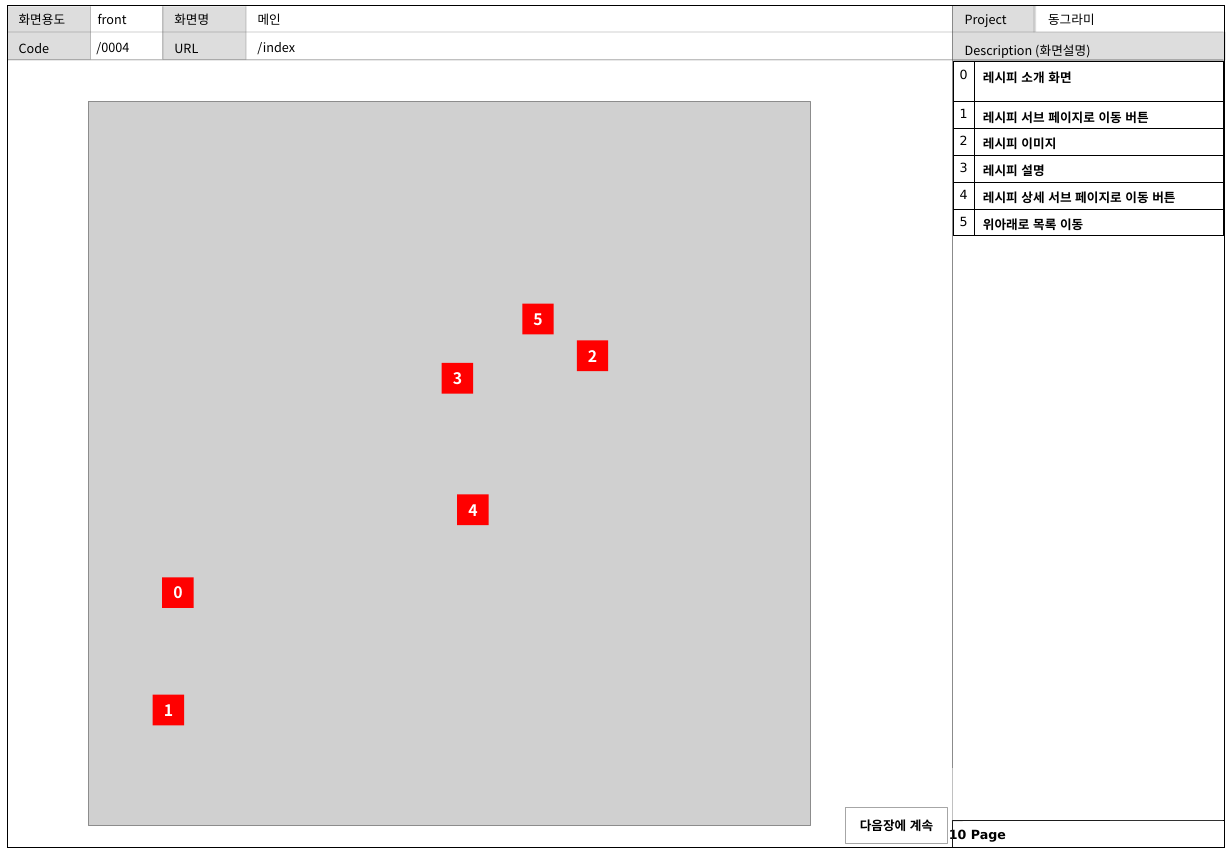
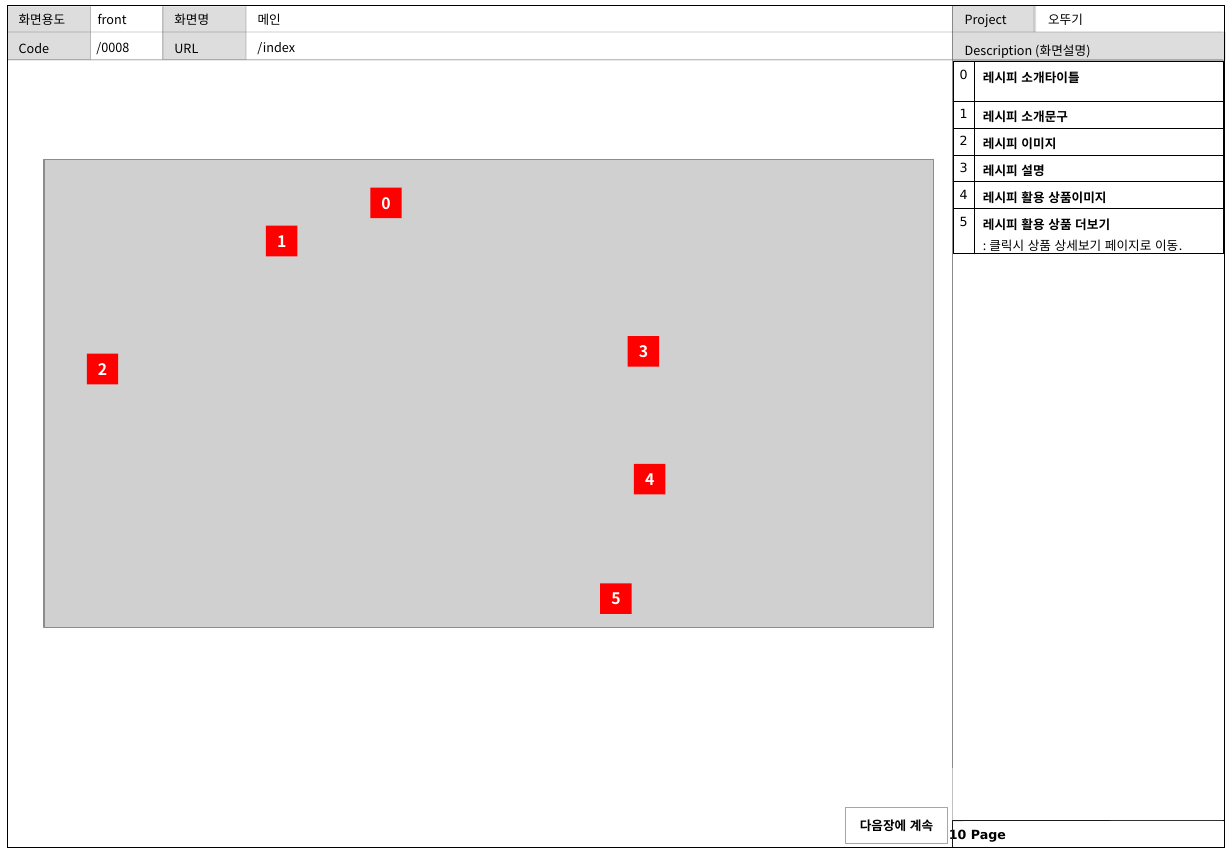
Before and after one commit to grapePrince/gotttugi, a slide deck: slide 10 of design/presentation/스토리보드.ppt. Drawn at 1232x853 pixels with LibreOffice and Linux fonts; fonts in the diff are those of the drawing; grey boxes stand for pictures. Boxes give left, top, right and bottom in pixels: in the first picture for what was removed or moved away, otherwise in the second. Text is boxed around its words. In the diff, an @@ line names an element or a change of style, - is before the commit and + after.

```diff
--- a/design/presentation/스토리보드.ppt
+++ b/design/presentation/스토리보드.ppt
@@ text at [1048, 13, 1083, 25]: text changed @@
-동그라미
+오뚜기
@@ text at [96, 42, 129, 54]: text changed @@
-/0004
+/0008
@@ table at [954, 61, 1223, 258] @@
-row 1, column 2: 레시피 소개 화면
+row 1, column 2: 레시피 소개타이틀
-row 2, column 2: 레시피 서브 페이지로 이동 버튼
+row 2, column 2: 레시피 소개문구
-row 5, column 2: 레시피 상세 서브 페이지로 이동 버튼
+row 5, column 2: 레시피 활용 상품이미지
-row 6, column 2: 위아래로 목록 이동
+row 6, column 2: 레시피 활용 상품 더보기 / : 클릭시 상품 상세보기 페이지로 이동.
@@ picture: place and size @@
-picture at [89, 102, 810, 825]
+picture at [44, 159, 934, 626]
@@ rectangle "0": place and size @@
-rectangle "0" at [163, 577, 194, 608]
+rectangle "0" at [371, 188, 402, 218]
@@ rectangle "1": place and size @@
-rectangle "1" at [152, 694, 184, 725]
+rectangle "1" at [266, 225, 298, 256]
@@ rectangle "2": place and size @@
-rectangle "2" at [576, 340, 608, 371]
+rectangle "2" at [86, 353, 118, 384]
@@ rectangle "3": place and size @@
-rectangle "3" at [442, 363, 474, 393]
+rectangle "3" at [627, 335, 659, 366]
@@ rectangle "4": place and size @@
-rectangle "4" at [457, 494, 489, 525]
+rectangle "4" at [634, 464, 666, 494]
@@ rectangle "5": place and size @@
-rectangle "5" at [522, 303, 553, 334]
+rectangle "5" at [600, 583, 632, 614]
```
Also in this commit, not shown: 1 other slide changed, 10 slides added, 7 slides removed, 15 other files.
